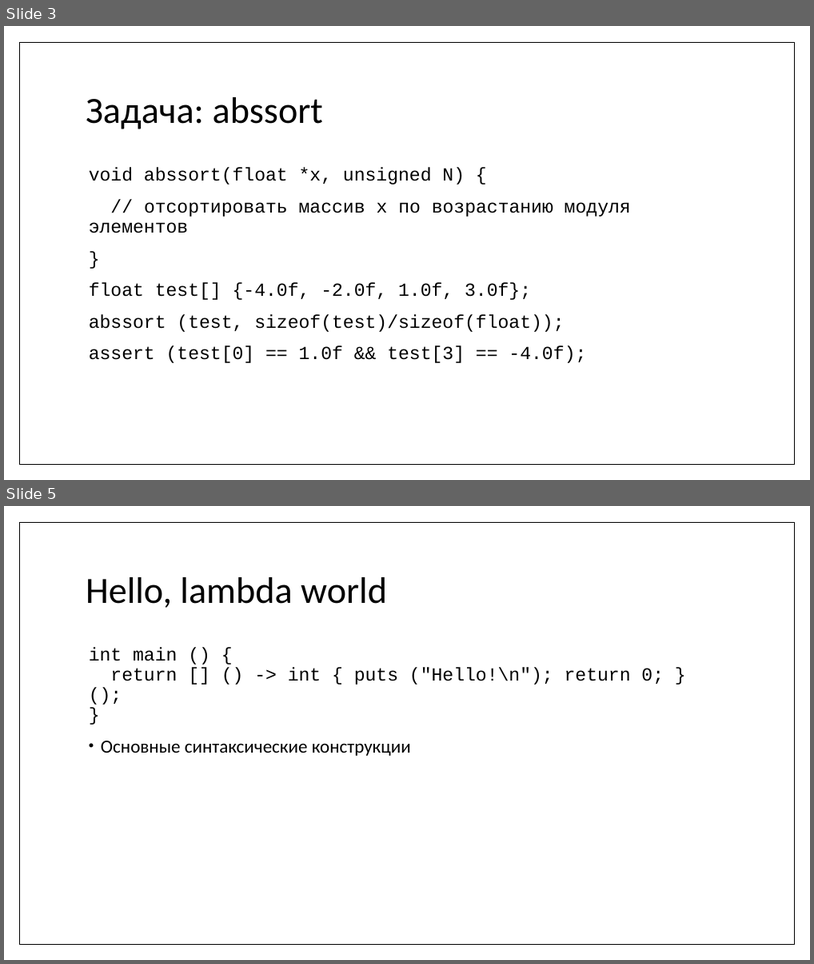
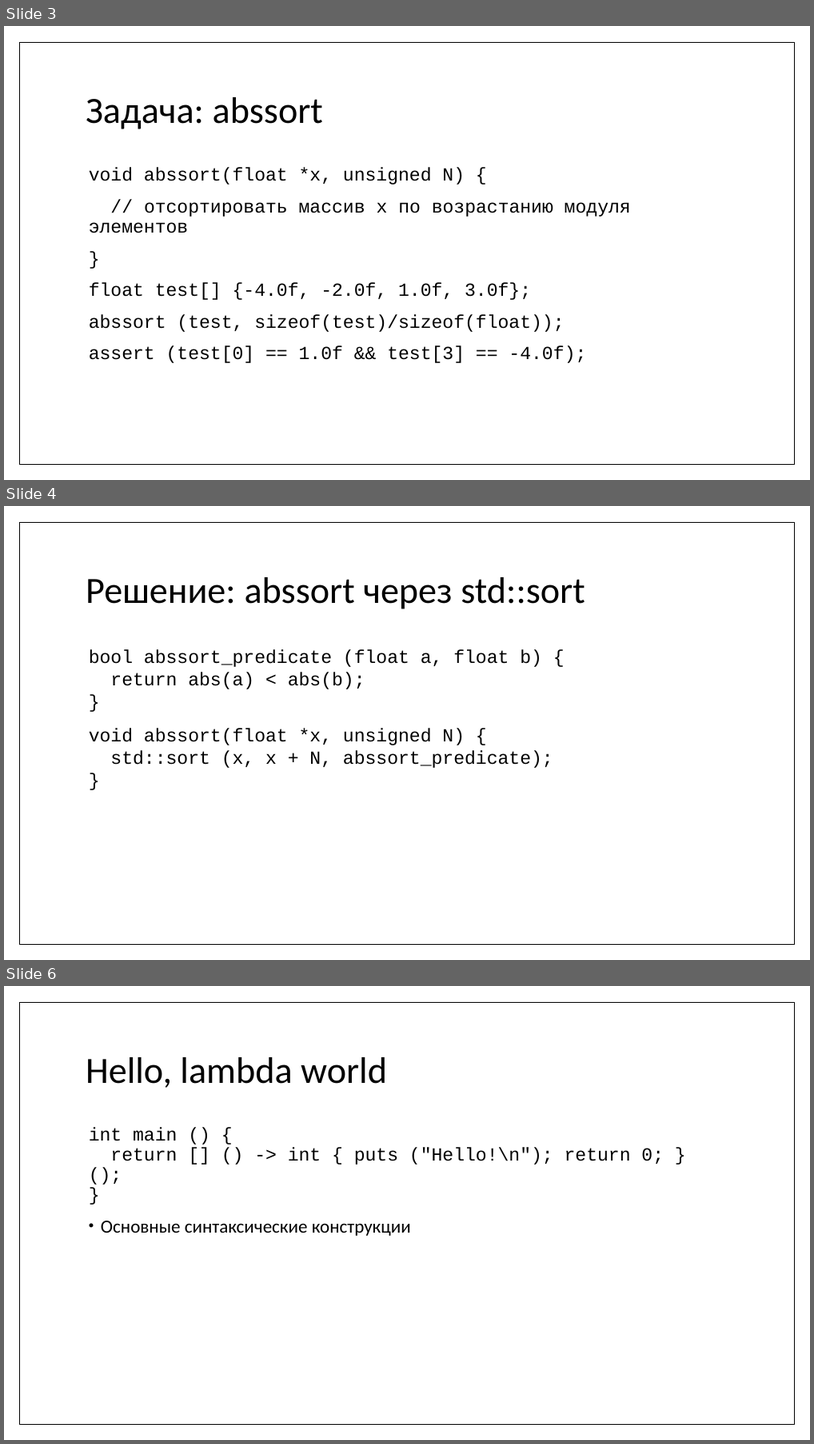
Before and after one commit to MIPT-ILab/cpp-lects-rus, a slide deck: slides/lec2-7-lambdas.pptx. Shown one above the other, each under a label of ours: slides 3 and 5 before the commit, slides 3, 4 and 6 after it; the slides between them are not shown. The pictures are 814x964 and 814x1444 pixels, drawn with LibreOffice and Linux fonts; fonts in the diff are those of the drawing. Boxes give left, top, right and bottom in pixels: in the first picture for what was removed or moved away, otherwise in the second. Text is boxed around its words. In the diff, an @@ line names an element or a change of style, - is before the commit and + after.

```diff
--- a/slides/lec2-7-lambdas.pptx
+++ b/slides/lec2-7-lambdas.pptx
@@ slide 4 added at [4, 506, 810, 960], background #FFFFFF; not listed: 1 template element that a slide beside it also shows @@
@@ title added at [86, 577, 585, 609], 44 pt, text #000000 @@
+Решение: abssort через std::sort
@@ text added at [89, 650, 554, 768], 22 pt, text #000000 @@
+bool abssort_predicate (float a, float b) {
+return abs(a) < abs(b);
+}
+void abssort(float *x, unsigned N) {
+std::sort (x, x + N, abssort_predicate);
+}
@@ what was slide 5 is now slide 6 @@
```
Also in this commit, not shown: 1 slide changed, 1 other slide added, 7 other files.
